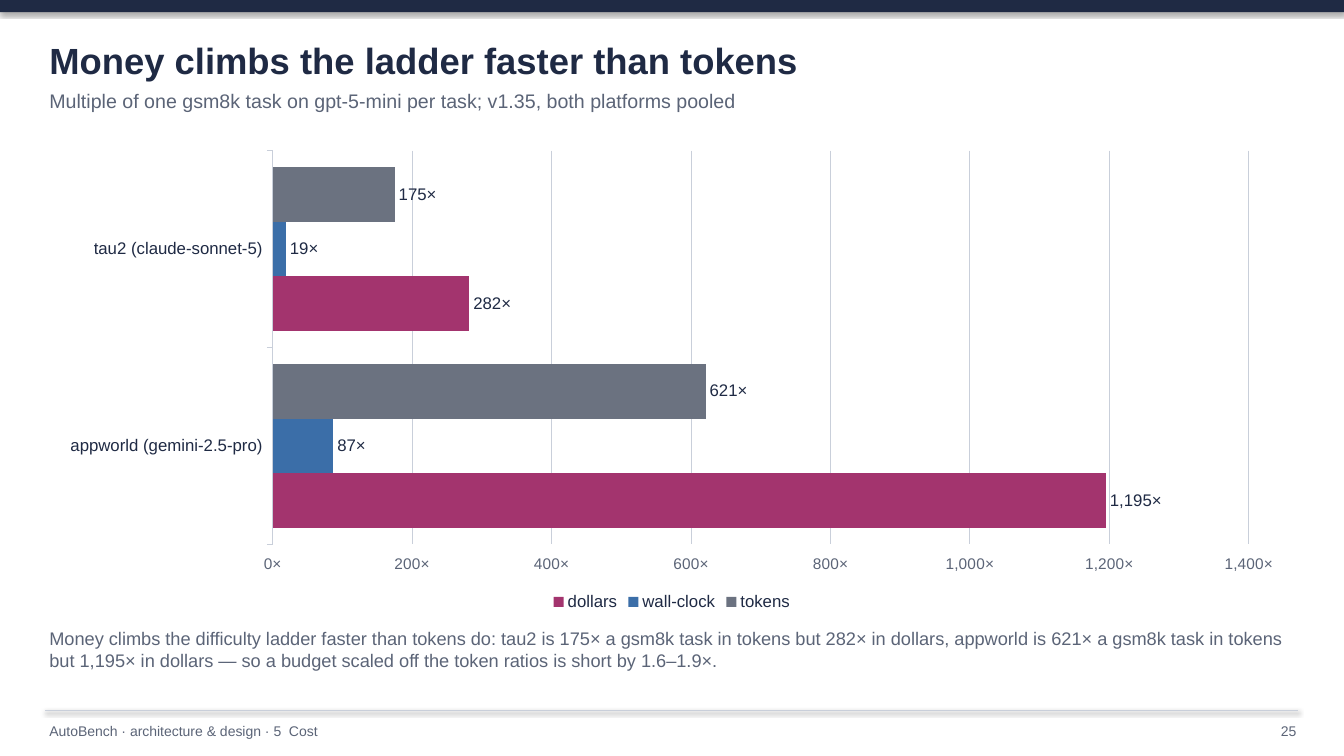
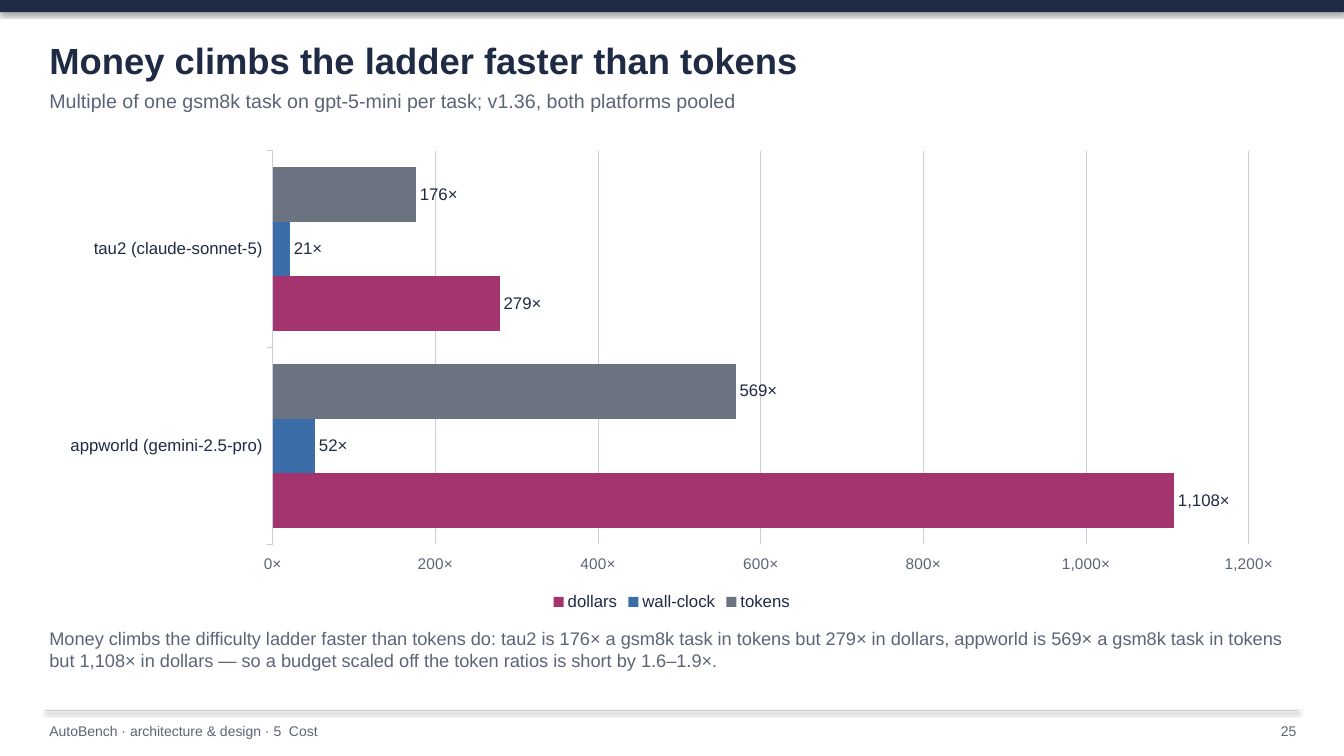
Before and after one commit to rossoctl/autobench, a slide deck: slide 25 of docs/AutoBench.pptx. Drawn at 1344x756 pixels with LibreOffice and Linux fonts; fonts in the diff are those of the drawing. Boxes give left, top, right and bottom in pixels: in the first picture for what was removed or moved away, otherwise in the second. Text is boxed around its words. In the diff, an @@ line names an element or a change of style, - is before the commit and + after.

```diff
--- a/docs/AutoBench.pptx
+++ b/docs/AutoBench.pptx
@@ text at box(49, 94, 735, 112): text changed @@
-Multiple of one gsm8k task on gpt-5-mini per task; v1.35, both platforms pooled
+Multiple of one gsm8k task on gpt-5-mini per task; v1.36, both platforms pooled
@@ bar chart at box(45, 141, 1299, 615) @@
@@ tokens, tau2 (claude-sonnet-5): 175 to 176 @@
@@ tokens, appworld (gemini-2.5-pro): 621 to 569 @@
@@ wall-clock, tau2 (claude-sonnet-5): 19 to 21 @@
@@ wall-clock, appworld (gemini-2.5-pro): 87 to 52 @@
@@ dollars, tau2 (claude-sonnet-5): 282 to 279 @@
@@ dollars, appworld (gemini-2.5-pro): 1195 to 1108 @@
@@ text at box(49, 632, 1282, 671): text changed @@
-Money climbs the difficulty ladder faster than tokens do: tau2 is 175× a gsm8k task in tokens but 282× in dollars, appworld is 621× a gsm8k task in tokens but 1,195× in dollars — so a budget scaled off the token ratios is short by 1.6–1.9×.
+Money climbs the difficulty ladder faster than tokens do: tau2 is 176× a gsm8k task in tokens but 279× in dollars, appworld is 569× a gsm8k task in tokens but 1,108× in dollars — so a budget scaled off the token ratios is short by 1.6–1.9×.
```
Also in this commit, not shown: 23 other slides changed, 37 other files.
